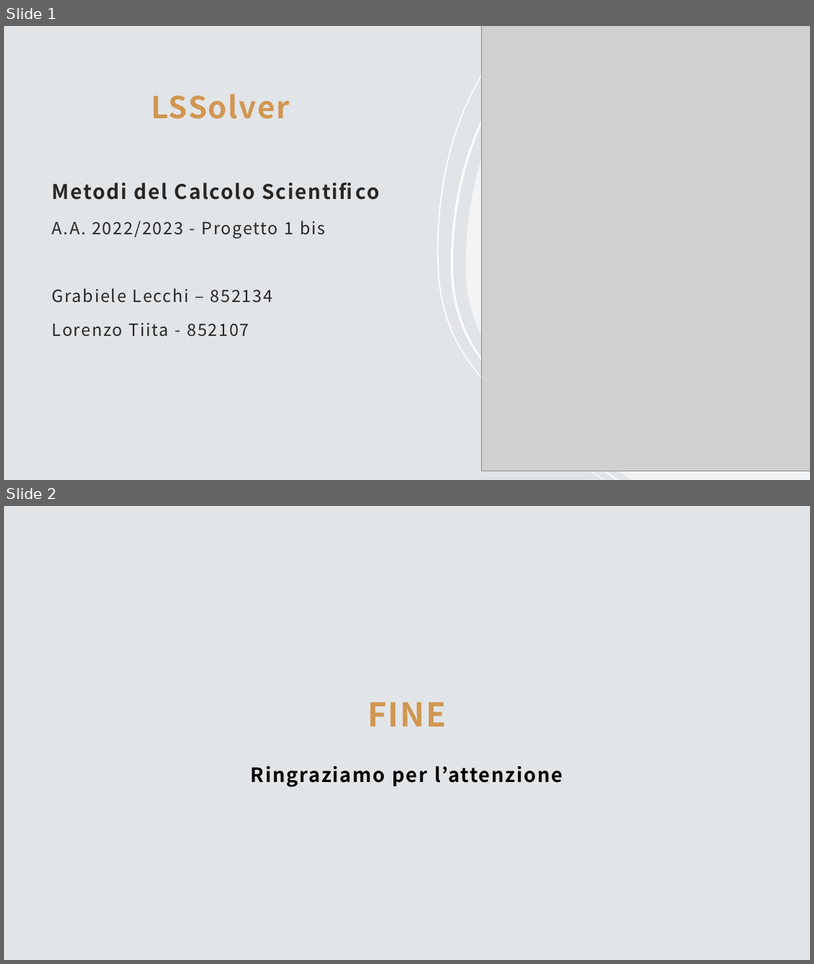
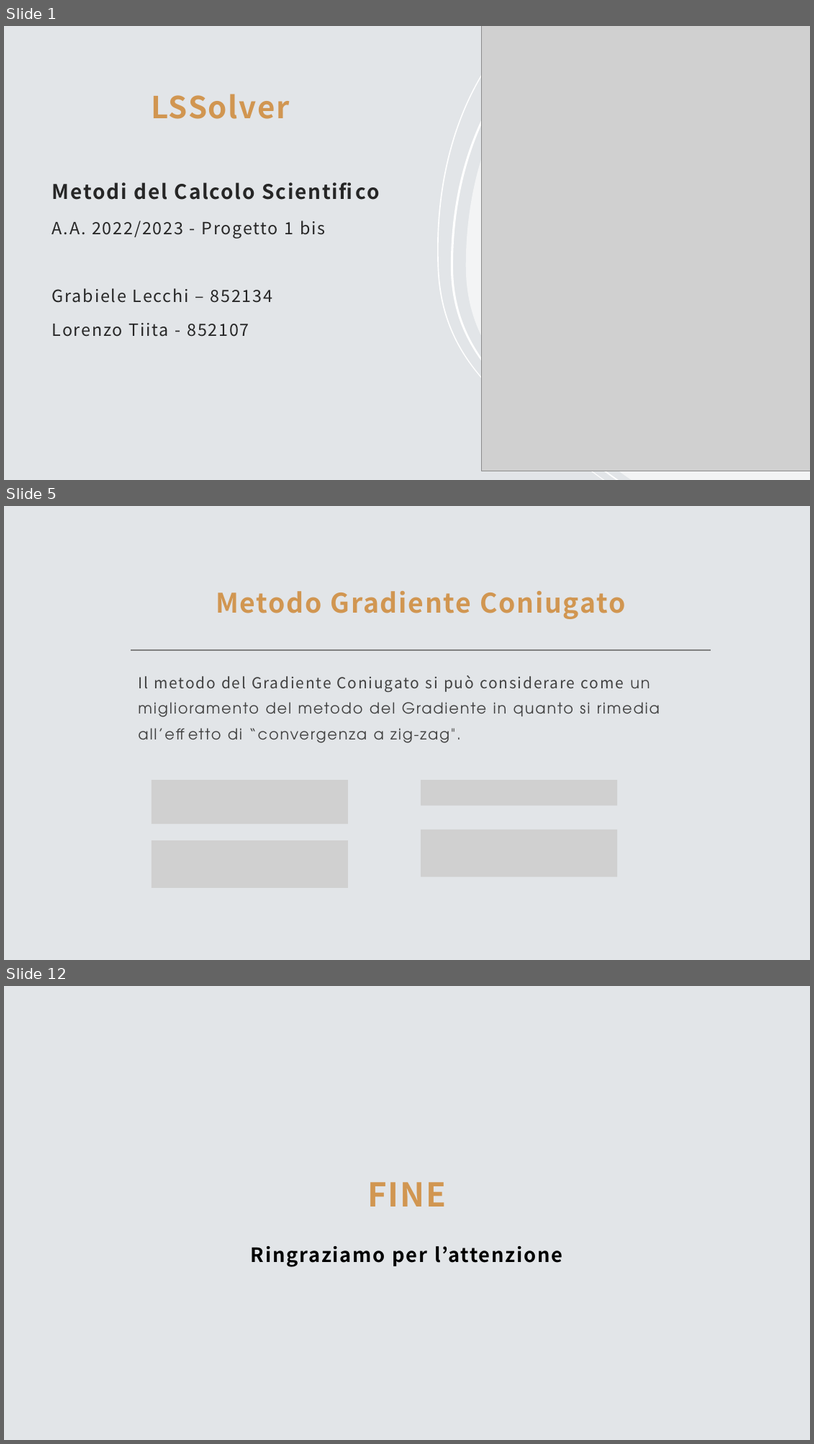
Before and after one commit to TittaLorenzo/jpegTranformerApp, a slide deck: LSSolver.pptx. Shown one above the other, each under a label of ours: slides 1 and 2 before the commit, slides 1, 5 and 12 after it; the slides between them are not shown. The pictures are 814x964 and 814x1444 pixels, drawn with LibreOffice and Linux fonts; fonts in the diff are those of the drawing; grey boxes stand for pictures. Boxes give left, top, right and bottom in pixels: in the first picture for what was removed or moved away, otherwise in the second. Text is boxed around its words. In the diff, an @@ line names an element or a change of style, - is before the commit and + after.

```diff
--- a/LSSolver.pptx
+++ b/LSSolver.pptx
@@ slide 5 added at (4, 506, 810, 960), background #E2E5E8 @@
@@ title added at (216, 591, 625, 619), 32 pt, text #D19651, bold @@
+Metodo Gradiente Coniugato
@@ line added from (131, 650) to (711, 650), #808080 2 pt @@
@@ text added at (138, 675, 660, 743), 18 pt, text #404040 @@
+Il metodo del Gradiente Coniugato si può considerare come un miglioramento del metodo del Gradiente in quanto si rimedia all’effetto di “convergenza a zig-zag".
@@ picture added at (152, 780, 348, 824) @@
@@ picture added at (422, 780, 618, 806) @@
@@ picture added at (152, 841, 348, 888) @@
@@ picture added at (422, 830, 618, 877) @@
@@ what was slide 2 is now slide 12 @@
```
Also in this commit, not shown: 9 other slides added.
